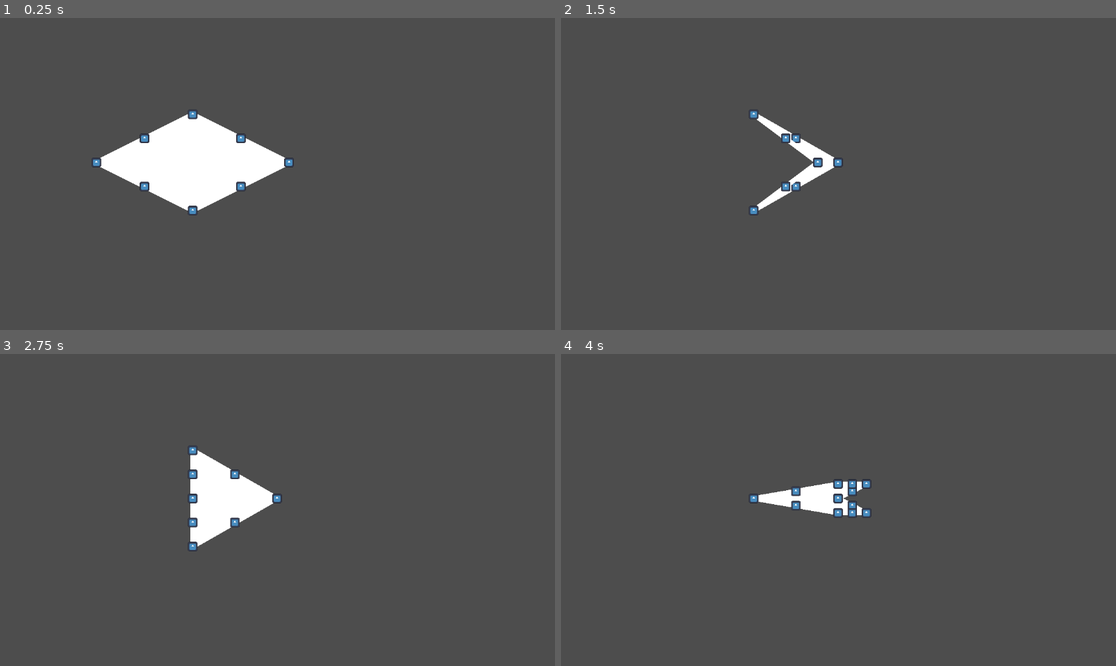
Above: before the commit, frames 1-4 (two rows, left to right).
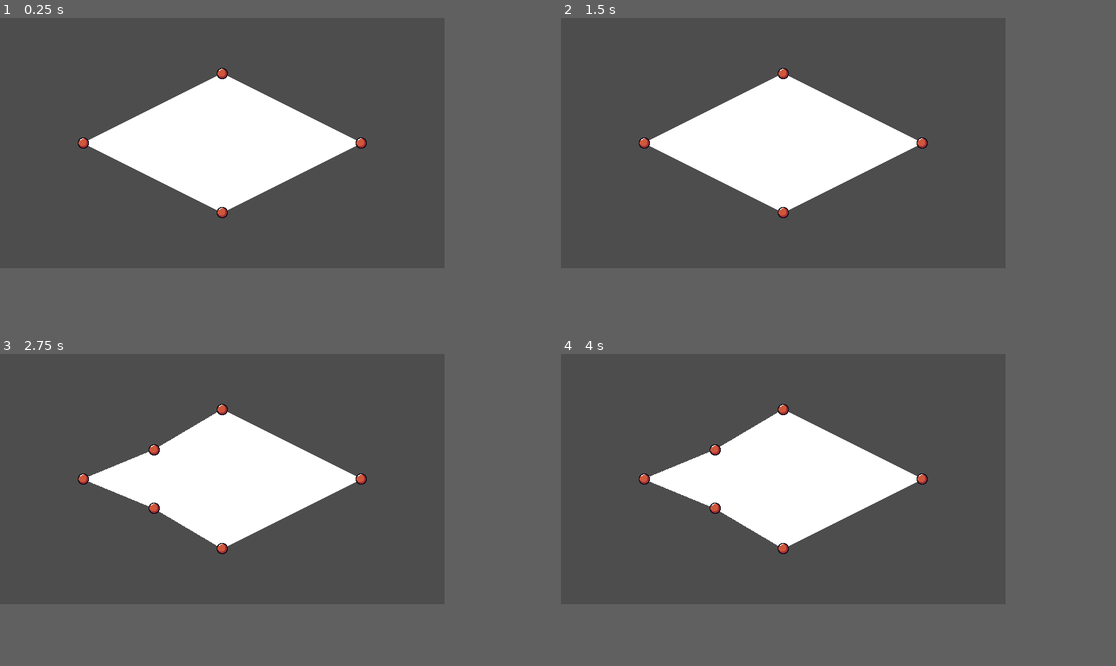
Above: after the commit, the same moments.

Repository: blondeman/ShipbuildingDesertRPG
Game: Godot game, scene res://scenes/main.tscn
The game is run twice, just before and just after one commit, with the same random seed, the same clock (stepped at 60 frames per second) and the same inputs. The engine's default icon, where the game draws it, is replaced by a stand-in: a white triangle on a blue panel in a dark square.
Inputs (mouse positions are in pixels of both pictures, inside the frame that each line leads up to):
- Up to frame 1 (0.25 s): no input
- Up to frame 2 (1.5 s): tap Enter at 0.5 s; drag from (655, 161) to (838, 161) at 0.52 s; tap Space at 1.25 s; drag from (849, 161) to (755, 211) at 1.27 s
- Up to frame 3 (2.75 s): tap Enter at 2 s; hold T (test) from 2.03 s (still down); right-click (194, 547) at 2.1 s; click (194, 547) at 2.17 s
- Up to frame 4 (4 s): release T (test) at 2.75 s; tap Space at 2.75 s; drag from (755, 450) to (838, 497) at 2.77 s; tap Enter at 3.5 s; drag from (838, 506) to (866, 510) at 3.52 s
In our replay, the window is 799x449 before the commit and 640x360 after it. These sizes can differ from the game's own. Grey fills any space a smaller window leaves; there, only what the larger window draws over its background counts as a difference.

The runs differ from the first frame. In frame 1, 7.5% of the frame differs, in the area x 14-67%, y 16-65%; in frame 2, 11%; in frame 3, 8.7%; in frame 4, 10%.

Commit message:
Added camera + bug fix
made the scene pixelated with new camera, added handle sprite, fixed bug regarding overlapping split nodes

Diff:
--- a/ShipbuildingDesertRPG/project.godot
+++ b/ShipbuildingDesertRPG/project.godot
@@ -15,9 +15,37 @@
 config/features=PackedStringArray("4.0", "Forward Plus")
 config/icon="res://icon.svg"
 
+[display]
+
+window/size/viewport_width=640
+window/size/viewport_height=360
+window/stretch/mode="viewport"
+
 [dotnet]
 
 project/assembly_name="ShipbuildingDesertRPG"
+
+[importer_defaults]
+
+texture={
+"compress/channel_pack": 0,
+"compress/hdr_compression": 1,
+"compress/high_quality": false,
+"compress/lossy_quality": 0.7,
+"compress/mode": 0,
+"compress/normal_map": 0,
+"detect_3d/compress_to": 0,
+"mipmaps/generate": false,
+"mipmaps/limit": -1,
+"process/fix_alpha_border": true,
+"process/hdr_as_srgb": false,
+"process/hdr_clamp_exposure": false,
+"process/normal_map_invert_y": false,
+"process/premult_alpha": false,
+"process/size_limit": 0,
+"roughness/mode": 0,
+"roughness/src_normal": ""
+}
 
 [input]
 
@@ -41,3 +69,7 @@
 "events": [Object(InputEventKey,"resource_local_to_scene":false,"resource_name":"","device":-1,"window_id":0,"alt_pressed":false,"shift_pressed":false,"ctrl_pressed":false,"meta_pressed":false,"pressed":false,"keycode":0,"physical_keycode":89,"key_label":0,"unicode":121,"echo":false,"script":null)
 ]
 }
+
+[rendering]
+
+textures/canvas_textures/default_texture_filter=0
--- /dev/null
+++ b/ShipbuildingDesertRPG/scenes/camera.tscn
@@ -0,0 +1,3 @@
+[gd_scene format=3 uid="uid://c33x0h4arsssp"]
+
+[node name="camera" type="Camera2D"]
--- a/ShipbuildingDesertRPG/scenes/main.tscn
+++ b/ShipbuildingDesertRPG/scenes/main.tscn
@@ -1,7 +1,12 @@
-[gd_scene load_steps=2 format=3 uid="uid://dsnfwg8evwdit"]
+[gd_scene load_steps=3 format=3 uid="uid://c20jitdg1hmoj"]
 
-[ext_resource type="PackedScene" uid="uid://c5urt2cp4lf1h" path="res://scenes/test/ship_builder.tscn" id="1_tejq2"]
+[ext_resource type="PackedScene" uid="uid://cchu0jn0tpveg" path="res://scenes/ship_builder.tscn" id="1_tejq2"]
+[ext_resource type="PackedScene" uid="uid://c33x0h4arsssp" path="res://scenes/camera.tscn" id="2_s810v"]
 
 [node name="Node2D" type="Node2D"]
 
-[node name="ship_builder" parent="." instance=ExtResource("1_tejq2")]
+[node name="ship_builder" parent="." node_paths=PackedStringArray("camera") instance=ExtResource("1_tejq2")]
+camera = NodePath("../camera")
+zonePadding = 30
+
+[node name="camera" parent="." instance=ExtResource("2_s810v")]
--- a/ShipbuildingDesertRPG/scenes/test/ship_builder.tscn
+++ b/ShipbuildingDesertRPG/scenes/ship_builder.tscn
@@ -1,12 +1,13 @@
-[gd_scene load_steps=3 format=3 uid="uid://c5urt2cp4lf1h"]
+[gd_scene load_steps=3 format=3 uid="uid://cchu0jn0tpveg"]
 
-[ext_resource type="Script" path="res://scripts/test/ShipBuilder.gd" id="1_1ycer"]
+[ext_resource type="Script" path="res://scripts/ShipBuilder.gd" id="1_bpwc4"]
 
 [sub_resource type="RectangleShape2D" id="RectangleShape2D_nnnfg"]
 size = Vector2(900, 500)
 
 [node name="ship_builder" type="Area2D"]
-script = ExtResource("1_1ycer")
+script = ExtResource("1_bpwc4")
+middleWidth = 15
 
 [node name="CollisionShape2D" type="CollisionShape2D" parent="."]
 position = Vector2(575, 300)
--- a/ShipbuildingDesertRPG/scenes/test/ship_edge.tscn
+++ b/ShipbuildingDesertRPG/scenes/ship_edge.tscn
@@ -1,13 +1,14 @@
-[gd_scene load_steps=4 format=3 uid="uid://di0rc56d1g7o"]
+[gd_scene load_steps=4 format=3 uid="uid://b33yb8g0fkj8q"]
 
-[ext_resource type="Script" path="res://scripts/test/ShipEdge.gd" id="1_fkja0"]
-[ext_resource type="Texture2D" uid="uid://djo0tyqpvht6j" path="res://icon.svg" id="2_etbkh"]
+[ext_resource type="Script" path="res://scripts/ShipEdge.gd" id="1_glfw2"]
+[ext_resource type="Texture2D" uid="uid://btx8pk7q6chrm" path="res://handle.png" id="2_8xx2x"]
 
 [sub_resource type="CircleShape2D" id="CircleShape2D_b63li"]
 
 [node name="ship_edge" type="Line2D"]
 points = PackedVector2Array(95, 106, 488, 258)
-script = ExtResource("1_fkja0")
+width = 1.0
+script = ExtResource("1_glfw2")
 
 [node name="edge_collision" type="Area2D" parent="."]
 z_index = 1
@@ -16,8 +17,7 @@
 [node name="handle" type="Area2D" parent="."]
 
 [node name="Sprite2D" type="Sprite2D" parent="handle"]
-scale = Vector2(0.15, 0.15)
-texture = ExtResource("2_etbkh")
+texture = ExtResource("2_8xx2x")
 
 [node name="CollisionShape2D" type="CollisionShape2D" parent="handle"]
 shape = SubResource("CircleShape2D_b63li")
--- a/ShipbuildingDesertRPG/scenes/test/ship_node.tscn
+++ b/ShipbuildingDesertRPG/scenes/ship_node.tscn
@@ -1,17 +1,16 @@
-[gd_scene load_steps=4 format=3 uid="uid://ckpj7wnlvx83s"]
+[gd_scene load_steps=4 format=3 uid="uid://bahw4wi67c1m3"]
 
-[ext_resource type="Script" path="res://scripts/test/ShipNode.gd" id="1_hrl6n"]
-[ext_resource type="Texture2D" uid="uid://djo0tyqpvht6j" path="res://icon.svg" id="2_bxxii"]
+[ext_resource type="Script" path="res://scripts/ShipNode.gd" id="1_4uxwb"]
+[ext_resource type="Texture2D" uid="uid://btx8pk7q6chrm" path="res://handle.png" id="2_lxcr8"]
 
 [sub_resource type="CircleShape2D" id="CircleShape2D_cq6dt"]
 
 [node name="ShipNode" type="Area2D"]
 z_index = 2
-script = ExtResource("1_hrl6n")
+script = ExtResource("1_4uxwb")
 
 [node name="Sprite2D" type="Sprite2D" parent="."]
-scale = Vector2(0.15, 0.15)
-texture = ExtResource("2_bxxii")
+texture = ExtResource("2_lxcr8")
 
 [node name="CollisionShape2D" type="CollisionShape2D" parent="."]
 shape = SubResource("CircleShape2D_cq6dt")
--- a/ShipbuildingDesertRPG/scripts/test/ShipBuilder.gd
+++ b/ShipbuildingDesertRPG/scripts/ShipBuilder.gd
@@ -1,22 +1,33 @@
 extends Area2D
 class_name ShipBuilder
 
-var shipNodeScene = preload("res://scenes/test/ship_node.tscn")
-var shipEdgeScene = preload("res://scenes/test/ship_edge.tscn")
+var shipNodeScene = preload("res://scenes/ship_node.tscn")
+var shipEdgeScene = preload("res://scenes/ship_edge.tscn")
 
 var selectedNode: ShipNode = null
 
 var shipNodes: Array = Array() #[front, end, node1 top, node1 bot, node2 top, node2 bot, ...]
 var shipEdges: Array = Array() #[edgeA, edgeB, ...]
 
+@export var camera: Camera2D
 @export var middleWidth: int = 30
+@export var zonePadding: int = 100
 
 func _ready():
-	AddFrontBackNodes(200, 600)
-	AddNode(Vector2(400, GetMiddle()+100))
+	SetZonePadding()
+	AddFrontBackNodes(-200, 200)
+	AddNode(Vector2(0, GetMiddle()+100))
 	AddEdge(shipNodes[0], shipNodes[2])
 	AddEdge(shipNodes[2], shipNodes[1])
 	UpdatePolygon()
+
+func SetZonePadding():
+	if camera==null:return
+	var screenSize = get_viewport_rect().size
+	$CollisionShape2D.position.x = camera.position.x
+	$CollisionShape2D.position.y = camera.position.y
+	$CollisionShape2D.shape.size.x = screenSize.x - 2 * zonePadding
+	$CollisionShape2D.shape.size.y = screenSize.y - 2 * zonePadding
 
 func AddFrontBackNodes(frontPos: int, backPos: int):
 	var front = shipNodeScene.instantiate()
@@ -83,6 +94,8 @@
 			edge.Update()
 
 func SplitEdge(edge: ShipEdge):
+	if selectedNode!=null:return
+
 	var node: ShipNode = AddNode(edge.GetMiddle())
 	AddEdge(edge.nodeA, node)
 	AddEdge(node, edge.nodeB)
--- a/ShipbuildingDesertRPG/scripts/test/ShipEdge.gd
+++ b/ShipbuildingDesertRPG/scripts/ShipEdge.gd
@@ -4,6 +4,18 @@
 var shipBuilder: ShipBuilder = null
 var nodeA: ShipNode = null
 var nodeB: ShipNode = null
+
+var nodeVisibilityDistance: int = 50
+var maxOpacityScale: int = 2 #a value of 3 means it will be at full 1/3 of the way there
+
+func _process(delta):
+	if get_global_mouse_position().distance_to($handle.position) <= nodeVisibilityDistance:
+		$handle.visible = true
+		var d = get_global_mouse_position().distance_to($handle.position)/nodeVisibilityDistance
+		var t = -maxOpacityScale * d + maxOpacityScale
+		$handle/Sprite2D.modulate.a = t
+	else:
+		$handle.visible = false
 
 func GetOppositeNode(node: ShipNode) -> ShipNode:
 	if nodeA == node:
@@ -33,7 +45,7 @@
 		new_shape.position = (points[i] + points[i + 1]) / 2
 		new_shape.rotation = points[i].direction_to(points[i + 1]).angle()
 		var length = points[i].distance_to(points[i + 1])
-		rect.extents = Vector2(length / 2, 10)
+		rect.extents = Vector2(length / 2, width)
 		new_shape.shape = rect
 
 func GetMiddle() -> Vector2:
Binary file added: ShipbuildingDesertRPG/handle.png
Not shown, added: ShipbuildingDesertRPG/handle.png.import
Renamed: ShipbuildingDesertRPG/scripts/test/ShipNode.gd -> ShipbuildingDesertRPG/scripts/ShipNode.gd
